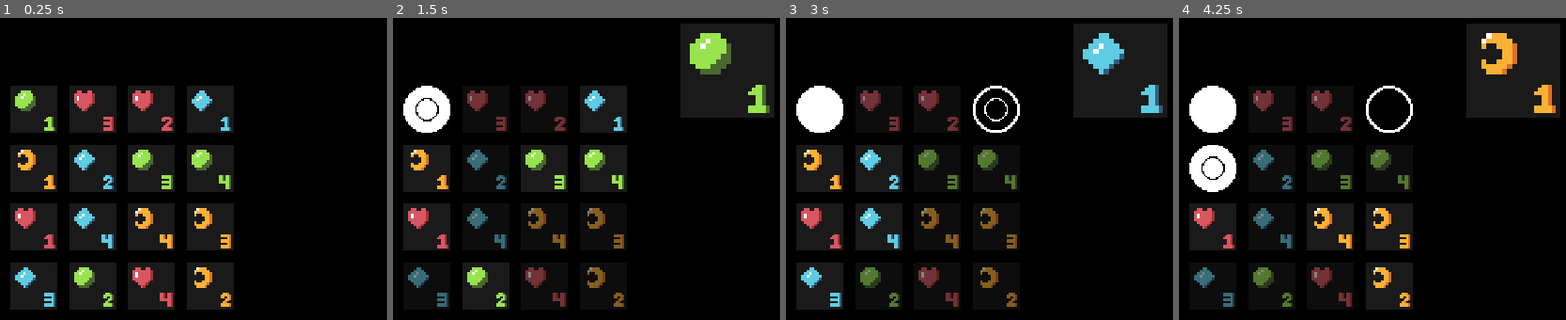
Above: before the commit, frames 1-4 (left to right).
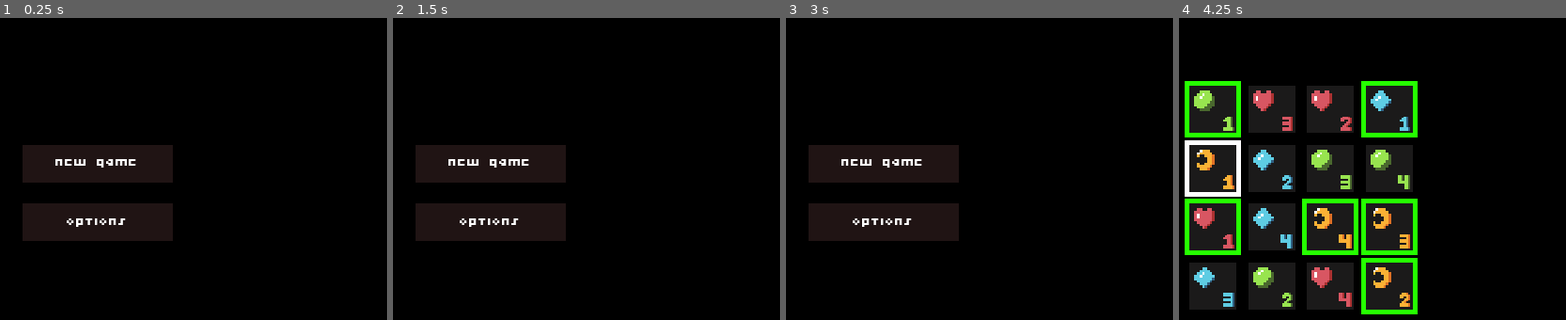
Above: after the commit, the same moments.

Repository: tressc/setto
Game: Godot game, scene res://world.tscn
Same seed, same stepped clock (60 frames per second), same inputs: the game is played once before the commit and once after it.
Inputs (mouse positions are in pixels of both pictures, inside the frame that each line leads up to):
- Up to frame 1 (0.25 s): no input
- Up to frame 2 (1.5 s): tap Enter at 0.5 s; move the mouse to (427, 108) at 0.52 s; click (427, 108) at 0.67 s; tap Space at 1.25 s; move the mouse to (485, 108) at 1.27 s; click (485, 108) at 1.42 s
- Up to frame 3 (3 s): tap Enter at 2 s; move the mouse to (936, 108) at 2.02 s; click (936, 108) at 2.17 s; tap Space at 2.75 s; move the mouse to (994, 108) at 2.77 s; click (994, 108) at 2.92 s
- Up to frame 4 (4.25 s): tap Enter at 3.5 s; move the mouse to (1213, 169) at 3.52 s; click (1213, 169) at 3.67 s

The runs differ from the first frame. In frame 1, 25% of the frame differs, in the area x 2-61%, y 22-97%; in frame 2, 22%; in frame 3, 20%; in frame 4, 22%.

Commit message:
add basic menu and alternate win condition

Diff:
--- /dev/null
+++ b/Menu.gd
@@ -0,0 +1 @@
+extends Node2D
--- /dev/null
+++ b/Menu.tscn
@@ -0,0 +1,29 @@
+[gd_scene load_steps=3 format=2]
+
+[ext_resource path="res://SceneChangeButton.tscn" type="PackedScene" id=1]
+[ext_resource path="res://Menu.gd" type="Script" id=2]
+
+[node name="Menu" type="Node2D"]
+script = ExtResource( 2 )
+
+[node name="GridContainer" type="GridContainer" parent="."]
+margin_left = 255.0
+margin_top = 155.0
+margin_right = 255.0
+margin_bottom = 205.0
+mouse_filter = 2
+custom_constants/vseparation = 50
+custom_constants/hseparation = 50
+__meta__ = {
+"_edit_use_anchors_": false
+}
+
+[node name="SceneChangeButton" parent="GridContainer" instance=ExtResource( 1 )]
+scene_path = "res://board.tscn"
+button_text = "new game"
+
+[node name="SceneChangeButton2" parent="GridContainer" instance=ExtResource( 1 )]
+margin_top = 50.0
+margin_bottom = 50.0
+scene_path = "res://board.tscn"
+button_text = "options"
--- /dev/null
+++ b/SceneChangeButton.gd
@@ -0,0 +1,11 @@
+extends Control
+
+export var scene_path: String = ""
+export var button_text: String = ""
+
+func _ready():
+	$ColorRect/CenterContainer/Label.text = button_text
+
+func _on_Area2D_input_event(viewport, event, shape_idx):
+	if (event is InputEventMouseButton && event.pressed):
+		get_tree().change_scene(scene_path)
--- /dev/null
+++ b/SceneChangeButton.tscn
@@ -0,0 +1,48 @@
+[gd_scene load_steps=4 format=2]
+
+[ext_resource path="res://pixelfont.tres" type="DynamicFont" id=1]
+[ext_resource path="res://SceneChangeButton.gd" type="Script" id=2]
+
+[sub_resource type="RectangleShape2D" id=1]
+extents = Vector2( 64, 16 )
+
+[node name="SceneChangeButton" type="Control"]
+mouse_filter = 2
+script = ExtResource( 2 )
+__meta__ = {
+"_edit_use_anchors_": false
+}
+
+[node name="ColorRect" type="ColorRect" parent="."]
+margin_right = 128.0
+margin_bottom = 32.0
+mouse_filter = 2
+color = Color( 0.129412, 0.0823529, 0.0823529, 1 )
+__meta__ = {
+"_edit_use_anchors_": false
+}
+
+[node name="CenterContainer" type="CenterContainer" parent="ColorRect"]
+anchor_right = 1.0
+anchor_bottom = 1.0
+mouse_filter = 2
+__meta__ = {
+"_edit_use_anchors_": false
+}
+
+[node name="Label" type="Label" parent="ColorRect/CenterContainer"]
+margin_left = 64.0
+margin_top = 10.0
+margin_right = 64.0
+margin_bottom = 22.0
+custom_fonts/font = ExtResource( 1 )
+__meta__ = {
+"_edit_use_anchors_": false
+}
+
+[node name="Area2D" type="Area2D" parent="."]
+
+[node name="CollisionShape2D" type="CollisionShape2D" parent="Area2D"]
+position = Vector2( 64, 16 )
+shape = SubResource( 1 )
+[connection signal="input_event" from="Area2D" to="." method="_on_Area2D_input_event"]
--- a/board.gd
+++ b/board.gd
@@ -54,11 +54,13 @@
 	$CurrentCard.init(current_card.card, 0)
 	$CurrentCard.show()
 	turn += 1
+	set_legal_moves()
 	for score in scoring[pos]:
 		game_state[score] += current_player
-		check_for_win(game_state[score])
+		if check_for_win(game_state[score]):
+			return
 	current_player = current_player * -1
-	set_legal_moves()
+
 
 
 func generate_cards() -> void:
@@ -155,9 +157,14 @@
 	enable_legal_spaces()
 
 
-func check_for_win(value: int) -> void:
+func check_for_win(value: int) -> bool:
 	if abs(value) == 4:
 		initiate_game_end(sign(value))
+		return true
+	elif legal_moves.empty():
+		initiate_game_end(current_player)
+		return true
+	return false
 
 
 func initiate_game_end(winner: int) -> void:
--- a/board.tscn
+++ b/board.tscn
@@ -5,6 +5,15 @@
 
 [node name="board" type="Node2D"]
 script = ExtResource( 2 )
+
+[node name="ColorRect" type="ColorRect" parent="."]
+margin_right = 640.0
+margin_bottom = 360.0
+mouse_filter = 2
+color = Color( 0, 0, 0, 1 )
+__meta__ = {
+"_edit_use_anchors_": false
+}
 
 [node name="CenterContainer" type="CenterContainer" parent="."]
 anchor_right = 1.0
--- /dev/null
+++ b/pixelfont.tres
@@ -0,0 +1,7 @@
+[gd_resource type="DynamicFont" load_steps=2 format=2]
+
+[ext_resource path="res://COOLTHRE.TTF" type="DynamicFontData" id=1]
+
+[resource]
+size = 10
+font_data = ExtResource( 1 )
--- a/world.tscn
+++ b/world.tscn
@@ -1,6 +1,6 @@
 [gd_scene load_steps=3 format=2]
 
-[ext_resource path="res://board.tscn" type="PackedScene" id=1]
+[ext_resource path="res://Menu.tscn" type="PackedScene" id=1]
 
 [sub_resource type="GDScript" id=1]
 script/source = "extends Node
@@ -24,4 +24,4 @@
 "_edit_use_anchors_": false
 }
 
-[node name="board" parent="." instance=ExtResource( 1 )]
+[node name="Menu" parent="." instance=ExtResource( 1 )]
Binary file added: COOLTHRE.TTF
Not shown, changed: README.md
